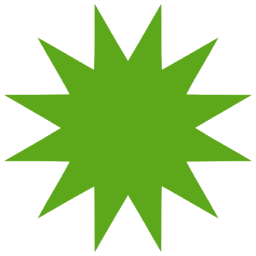
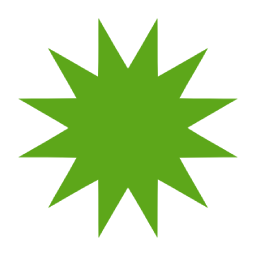
Layer changes from the first (256, 256) image to the second:
painted on "destiny" over [left=3, top=3, right=253, bottom=253]
added layer "Layer 1" over [left=3, top=3, right=253, bottom=253]
